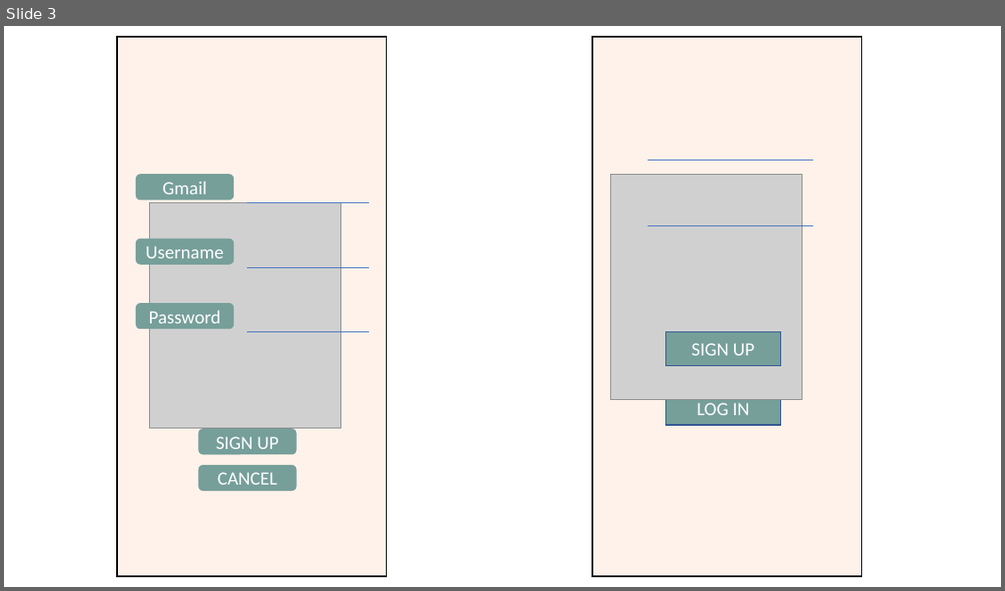
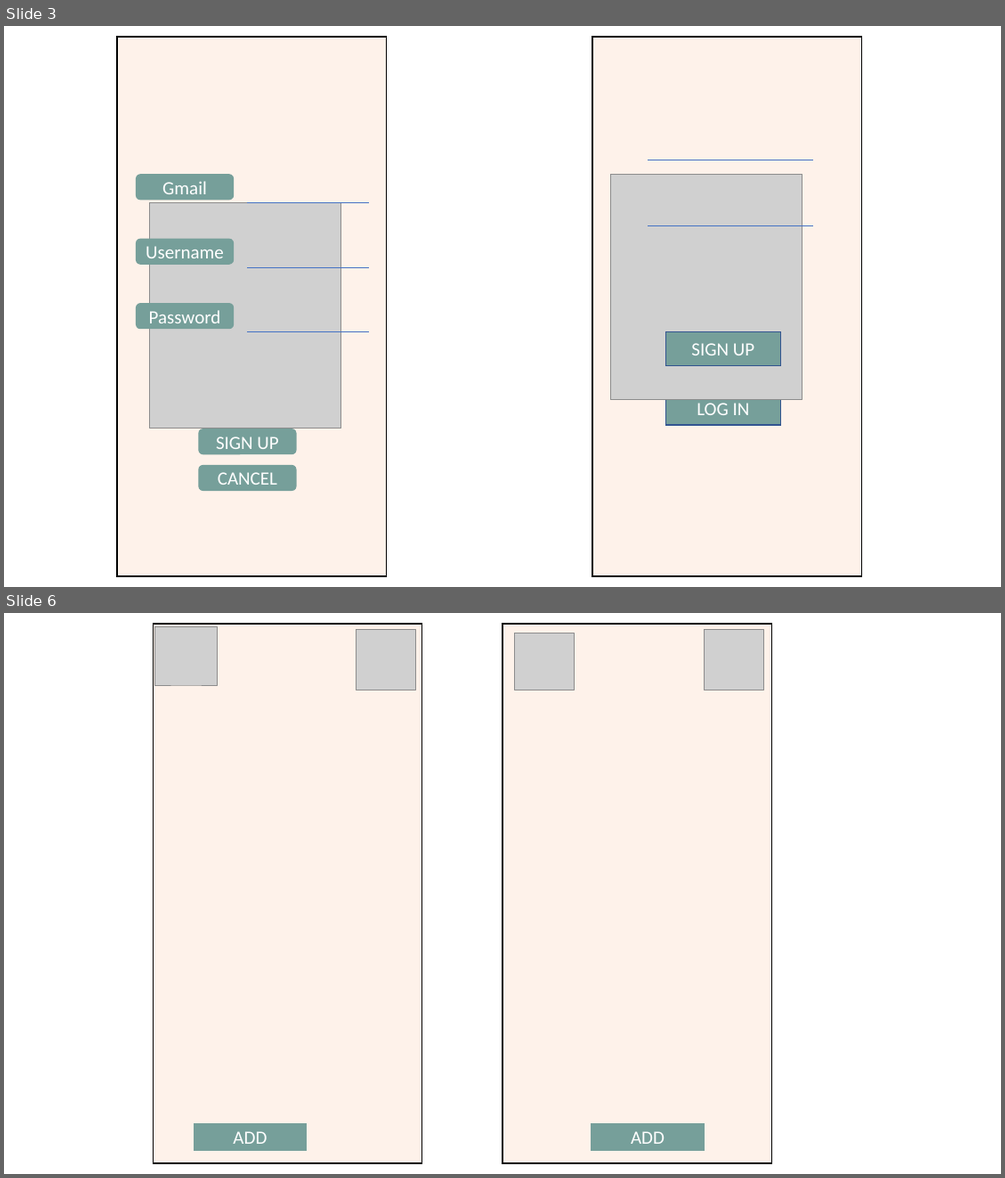
Before and after one commit to bontsdivina/CC107_Sat7301230Group1, a slide deck: Group1_PROJECT/DOCUMENTATION/DESIGN.pptx. Shown one above the other, each under a label of ours: slide 3 before the commit, slides 3 and 6 after it; the slides between them are not shown. The pictures are 1005x591 and 1005x1178 pixels, drawn with LibreOffice and Linux fonts; fonts in the diff are those of the drawing; grey boxes stand for pictures. Boxes give left, top, right and bottom in pixels: in the first picture for what was removed or moved away, otherwise in the second. Text is boxed around its words. In the diff, an @@ line names an element or a change of style, - is before the commit and + after.

```diff
--- a/Group1_PROJECT/DOCUMENTATION/DESIGN.pptx
+++ b/Group1_PROJECT/DOCUMENTATION/DESIGN.pptx
@@ slide 6 added at (x1=4, y1=613, x2=1001, y2=1174), background #FFFFFF @@
@@ rectangle added at (x1=153, y1=624, x2=422, y2=1163), fill #FEF2EA, outline #000000 1 pt @@
@@ picture added at (x1=155, y1=626, x2=218, y2=685) @@
@@ picture added at (x1=356, y1=629, x2=415, y2=690) @@
@@ rectangle added at (x1=502, y1=624, x2=772, y2=1163), fill #FEF2EA, outline #000000 1 pt @@
@@ picture added at (x1=515, y1=633, x2=574, y2=690) @@
@@ picture added at (x1=704, y1=629, x2=764, y2=690) @@
@@ rectangle added at (x1=194, y1=1124, x2=306, y2=1150), fill #769F9A, outline #769F9A 1 pt, 18 pt, text #FFFFFF @@
+ADD
@@ rectangle added at (x1=591, y1=1124, x2=704, y2=1150), fill #769F9A, outline #769F9A 1 pt, 18 pt, text #FFFFFF @@
+ADD
```
Also in this commit, not shown: 1 slide changed, 1 other slide added, 2 slides removed.
